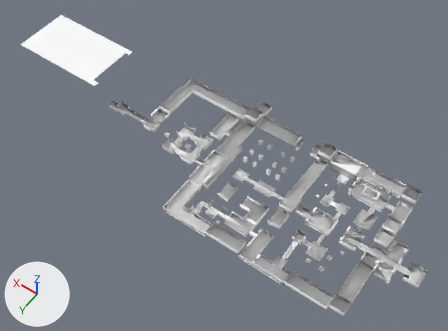
The FBX model ContentResources/Mesh/Static/Map/Fortress/Fortress_Navi_Blender.fbx, before and after one commit.
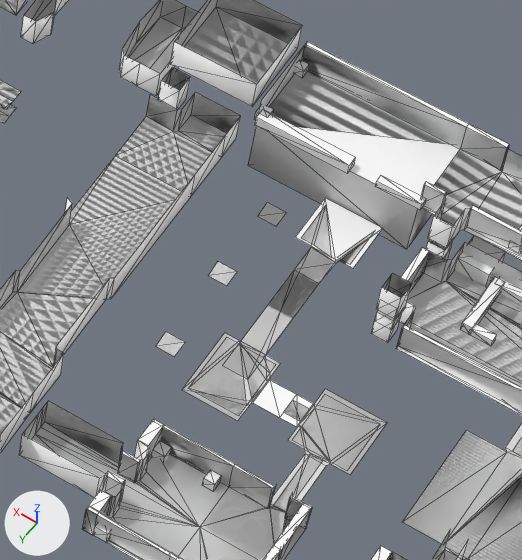
The first picture shows the older version from a camera (50 mm lens) standing at (-11.0, 226.0, 358.0) and looking at (147.0, 4.0, 9.0). The close-ups show both versions on the part from 65% to 83% of the width and 44% to 69% of the height of that picture; other places that the commit changed are outside them. The lights are fixed; the arrows at lower left show +X, +Y and +Z. The close-ups show mesh edges as thin lines. Where no turn or scale is listed for an object, it has been applied to the vertices.

Names of what the first close-up shows: 'ExportedNavMesh', 'ExportedNavMesh_001'.
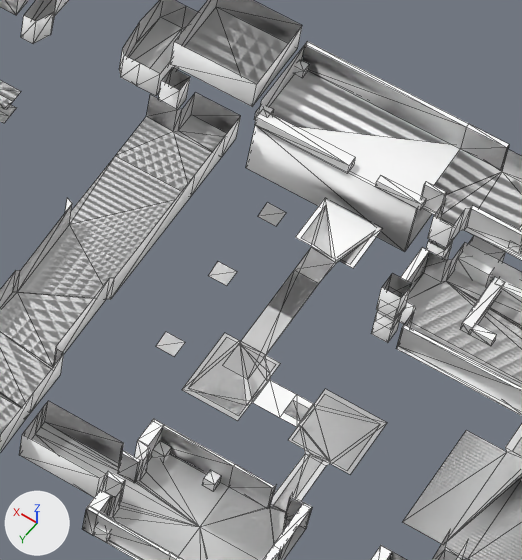
What differs and where, as boxes (x1, y1, x2, y2) in the close-ups (522 x 560 px):
part 1 of me_scene_001, built on
    before: (248, 126, 418, 249)
    after: (246, 126, 418, 251)

What changed in the scene script:
```text
Change me_scene_001:
    where me_scene_001.from_pydata(...)  # 2484 vertices, 3447 faces; spans x -6.0..260.0, y -67.0..55.0, z -2.0..12.0
    used by ob_exportednavmesh_001; location = (0.0, 0.0, 0.0)
    verts and faces of me_scene_001; kept vertices keep their numbers, new ones are numbered from 2484
    before: 455 (88.0, -45.0, 6.0), 457 (88.0, -45.0, -2.0) at pixel (247, 165), 459 (68.0, -45.0, -2.0) at pixel (406, 249), 460 (68.0, -45.0, 6.0)
    me_scene_001 part 1
    add delete_faces([(455, 457, 459), (455, 459, 460)])
    add for new, old in zip([*range(2484, 2488)], [455, 457, 459, 460]): verts[new] = verts[old] + (0.0, 1.0, 0.0)
    add faces += [(455, 2484, 2487, 460), (459, 460, 2487, 2486), (2484, 2485, 2486), (2484, 2486, 2487), (457, 459, 2486, 2485), (455, 457, 2485, 2484)]
```
